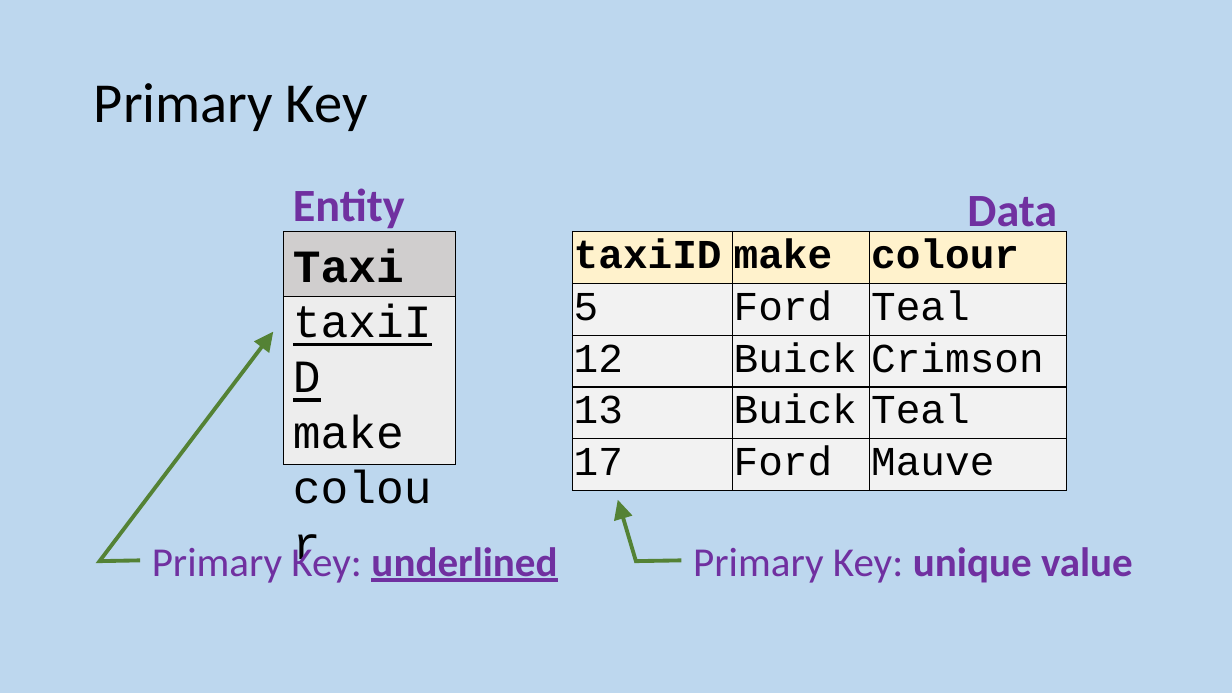
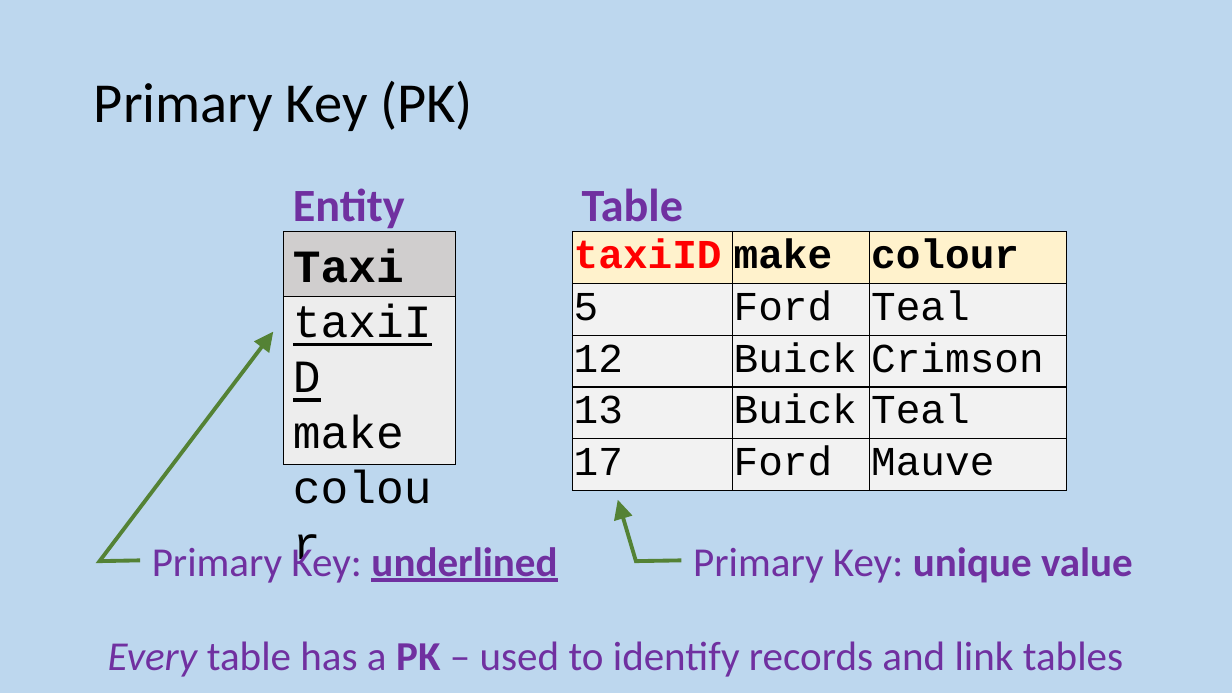
Before and after one commit to MrFriendCS/MrFriendCS.github.io, a slide deck: slide 78 of n5-cs/ddd/N5 CS DDD Slides.pptx. Drawn at 1232x693 pixels with LibreOffice and Linux fonts; fonts in the diff are those of the drawing. Boxes give left, top, right and bottom in pixels: in the first picture for what was removed or moved away, otherwise in the second. Text is boxed around its words. In the diff, an @@ line names an element or a change of style, - is before the commit and + after.

```diff
--- a/n5-cs/ddd/N5 CS DDD Slides.pptx
+++ b/n5-cs/ddd/N5 CS DDD Slides.pptx
@@ title at (94, 81, 473, 131): text changed @@
-Primary Key
+Primary Key (PK)
@@ text added at (582, 188, 683, 233), 36 pt, text #7030A0, bold @@
+Table
@@ text removed at (967, 196, 1057, 237) @@
-Data
@@ table at (573, 231, 1067, 491) @@
@@ text colour #000000 to #FF0000 in "taxiID" @@
@@ text added at (108, 641, 1123, 677), 32 pt, text #7030A0 @@
+Every table has a PK – used to identify records and link tables
```
Also in this commit, not shown: 5 other slides changed, 3 other files.
